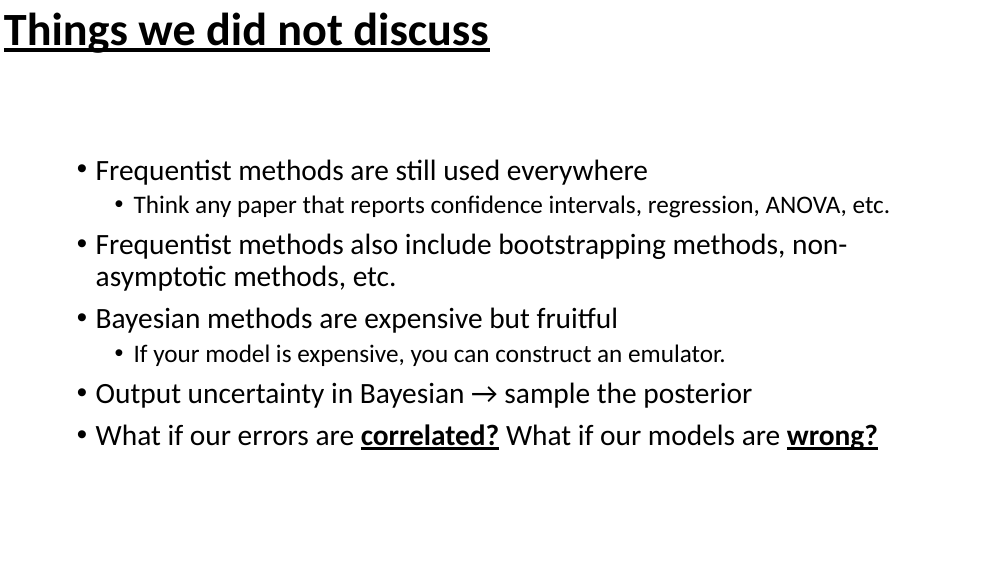
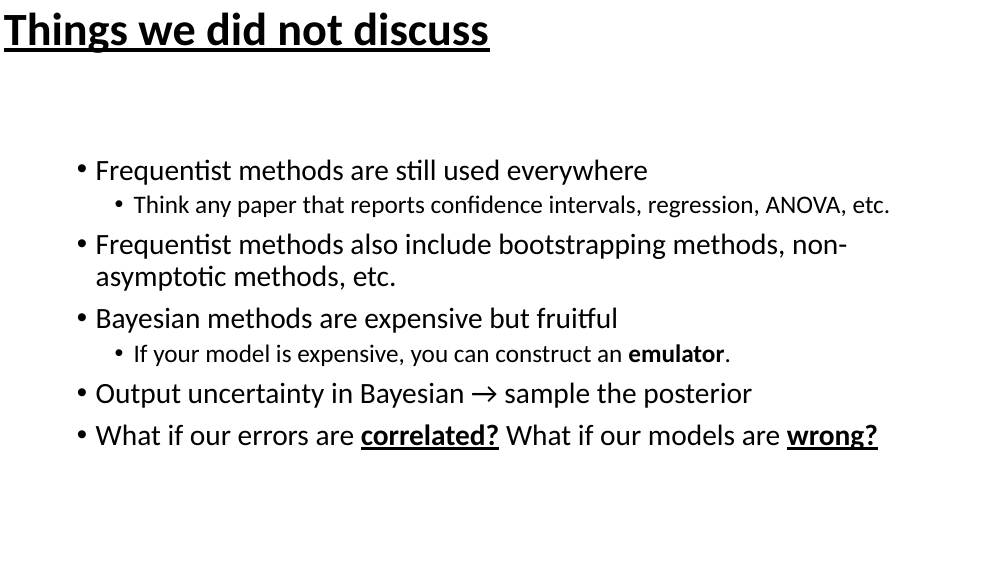
Before and after one commit to mjcolebank/UCI_CIRC_Code, a slide deck: slide 44 of InverseProblems_MATLAB_8_16_23/Slides_InverseProblems.pptx (slide 40 before the commit). Drawn at 1008x567 pixels with LibreOffice and Linux fonts; fonts in the diff are those of the drawing. Boxes give left, top, right and bottom in pixels: in the first picture for what was removed or moved away, otherwise in the second. Text is boxed around its words. In the diff, an @@ line names an element or a change of style, - is before the commit and + after.

```diff
--- a/InverseProblems_MATLAB_8_16_23/Slides_InverseProblems.pptx
+++ b/InverseProblems_MATLAB_8_16_23/Slides_InverseProblems.pptx
@@ text at <box>134,344,730,366</box>: bold on in "emulator." @@
```
Also in this commit, not shown: 7 other slides changed, 8 slides added, 5 other files.
